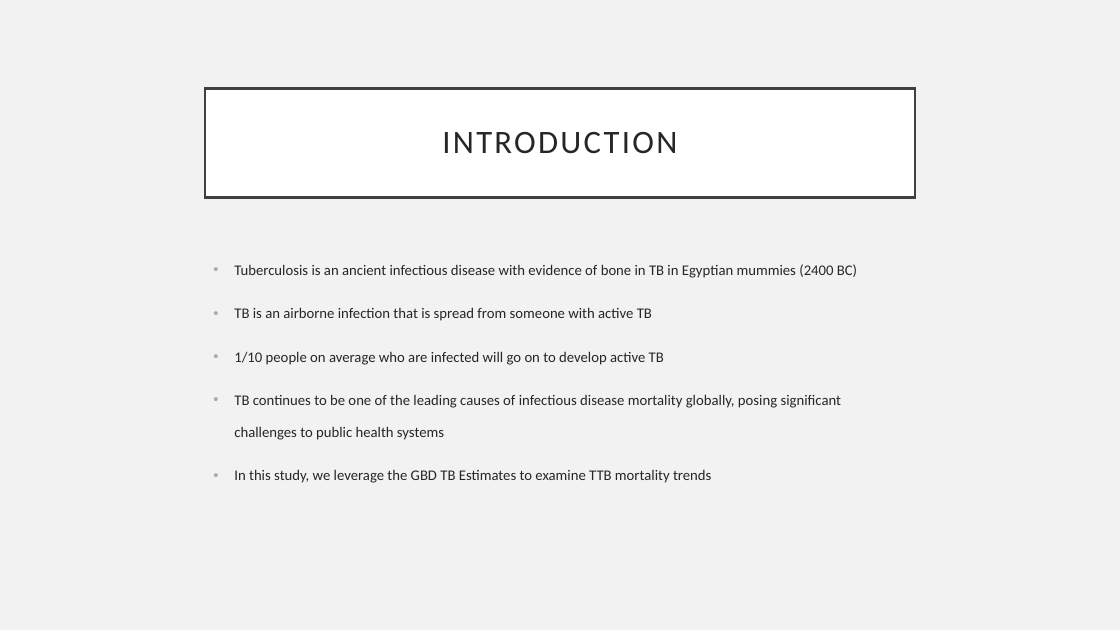
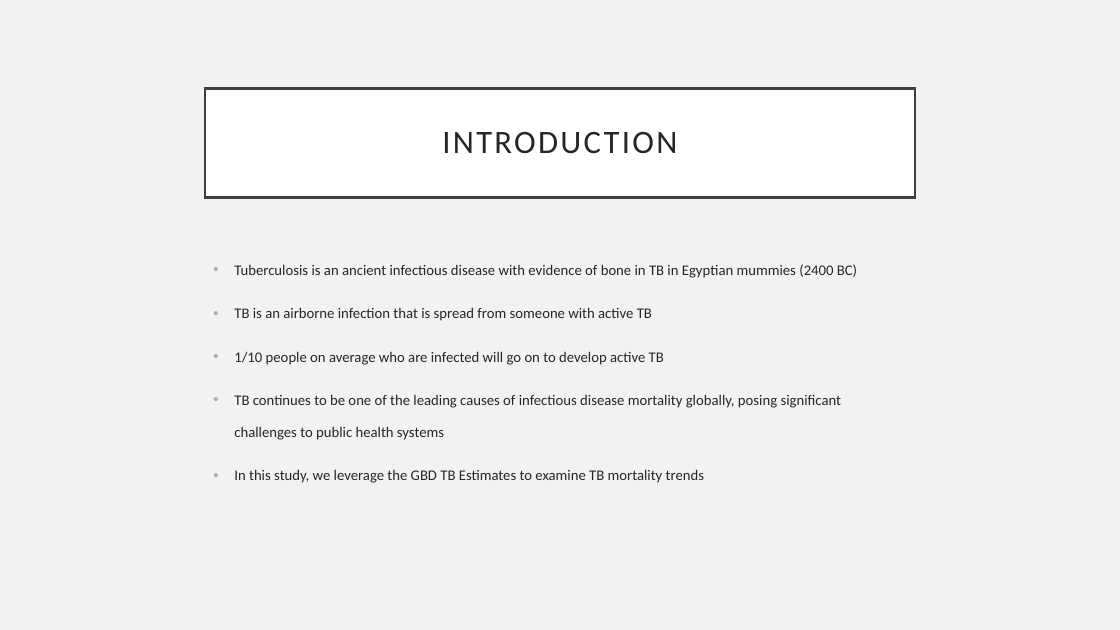
Before and after one commit to smwhikeh/HMS_520_Final_Project_TB, a slide deck: slide 3 of HMS_520_Final_Presentation_Whikehart_Naing.pptx. Drawn at 1120x630 pixels with LibreOffice and Linux fonts; fonts in the diff are those of the drawing. Boxes give left, top, right and bottom in pixels: in the first picture for what was removed or moved away, otherwise in the second. Text is boxed around its words. In the diff, an @@ line names an element or a change of style, - is before the commit and + after.

Commit message:
new

```diff
--- a/HMS_520_Final_Presentation_Whikehart_Naing.pptx
+++ b/HMS_520_Final_Presentation_Whikehart_Naing.pptx
@@ text at (234,469,704,483): text changed @@
-• In this study, we leverage the GBD TB Estimates to examine TTB mortality trends
+• In this study, we leverage the GBD TB Estimates to examine TB mortality trends
```
